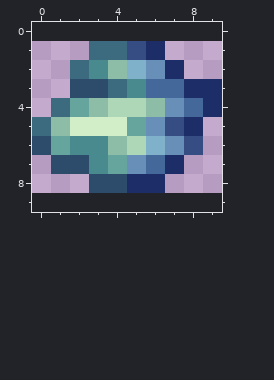
Pixel-art sprite: Content/Systems/PotionAffixes/Empowered/EmpoweredPrefixItem.png. This is how it looked before the edit.
The file is 20x16 pixels, drawn in blocks of 2x2; one block is one cell here. The old version is drawn lined up with the new one, on the new canvas.
After:
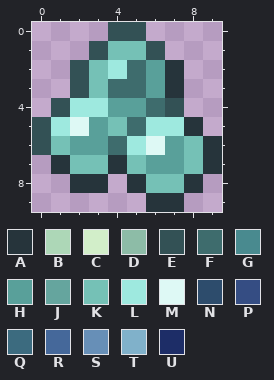
Palette (. is transparent): A #26343b  B #add7b7  C #d2eec9  D #8dbca7  E #335155  F #3e6c6d  G #498a8f  H #59a09a  J #65a59e  K #75c1b6  L #9ee9df  M #def9f5  N #2d4c6c  P #354d83  Q #3c6b7f  R #45689a  S #678fb7  T #80b1ca  U #1d2d67
Edits made:
canvas 10x8 -> 10x10, the old top-left corner now at 0,1
Changed rows in their new state; - is an unchanged pixel.
first column x 0:
 0 ----EE----
 1 ---EKKE---
 2 --EKLFHA--
 3 --EKFFHA..
 4 -ELLHHFE..
 5 ELMHKFLLA-
 6 EKHHFLMHKA
 7 -AKKAKHHKA
 8 --AA.AKKA-
 9 ------AA--
Changed places in both pictures, as pixel boxes (x1, y1, x2, y2):
changed: (32, 22, 222, 212)
